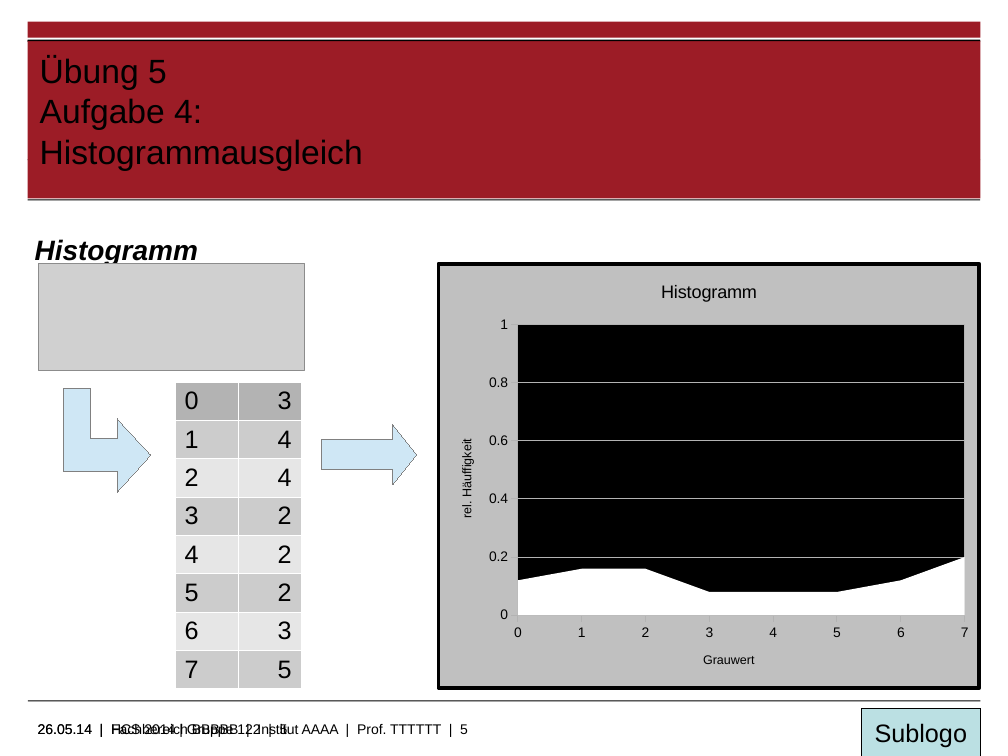
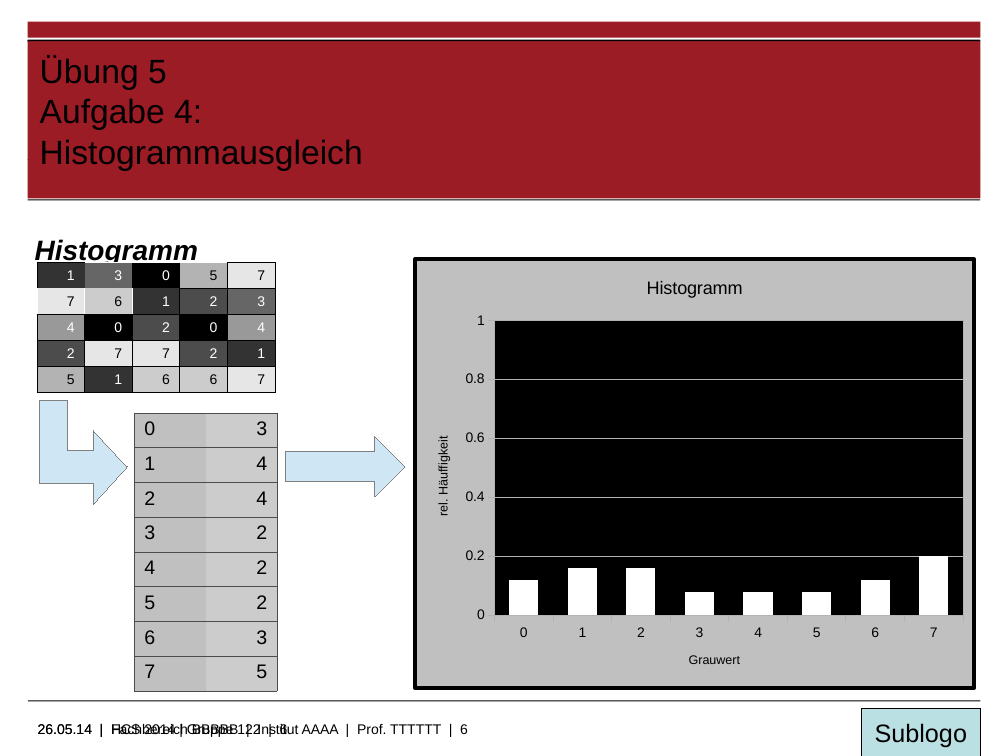
Before and after one commit to RybienSin/hcs, a slide deck: slide 6 of 5/Übung_5.odp (slide 5 before the commit). Drawn at 1008x756 pixels with LibreOffice and Linux fonts; fonts in the diff are those of the drawing; grey boxes stand for pictures; background and template pictures are left out. Boxes give left, top, right and bottom in pixels: in the first picture for what was removed or moved away, otherwise in the second. Text is boxed around its words. In the diff, an @@ line names an element or a change of style, - is before the commit and + after.

Commit message:
Aufgabe 3+4 fertig

```diff
--- a/5/Übung_5.odp
+++ b/5/Übung_5.odp
@@ table added at (37, 262, 274, 392), 5 rows, 5 columns @@
+1 | 3 | 0 | 5 | 7
+7 | 6 | 1 | 2 | 3
+4 | 0 | 2 | 0 | 4
+2 | 7 | 7 | 2 | 1
+5 | 1 | 6 | 6 | 7
@@ picture removed at (39, 263, 305, 370) @@
@@ area chart at (412, 257, 976, 689) @@
@@ area chart to column chart @@
@@ bar spacing changed @@
@@ column chart: place and size @@
-column chart at (436, 262, 981, 689)
+column chart at (412, 257, 976, 689)
@@ freeform shape: place and size @@
-freeform shape at (64, 389, 151, 492)
+freeform shape at (39, 401, 127, 504)
@@ table at (134, 413, 277, 691) @@
@@ fill #B3B3B3 to #C0C0C0 in row 1, column 1 @@
@@ fill #B3B3B3 to #CCCCCC in row 1, column 2 @@
@@ fill #CCCCCC to #C0C0C0 in 4 cells @@
@@ fill #E6E6E6 to #C0C0C0 in 3 cells @@
@@ fill #E6E6E6 to #CCCCCC in 3 cells @@
@@ size 18 to 14 pt @@
@@ borders changed @@
@@ table: place and size @@
-table at (174, 382, 301, 690)
+table at (134, 413, 277, 691)
@@ right arrow: place and size @@
-right arrow at (322, 424, 416, 484)
+right arrow at (285, 436, 404, 496)
@@ right arrow at (285, 436, 404, 496): proportions changed @@
@@ text at (38, 723, 468, 738): text changed @@
-26.05.14 | Fachbereich BBBBB | Institut AAAA | Prof. TTTTTT | 5
+26.05.14 | Fachbereich BBBBB | Institut AAAA | Prof. TTTTTT | 6
```
Also in this commit, not shown: 1 other slide changed, 4 slides added, 3 other files.
